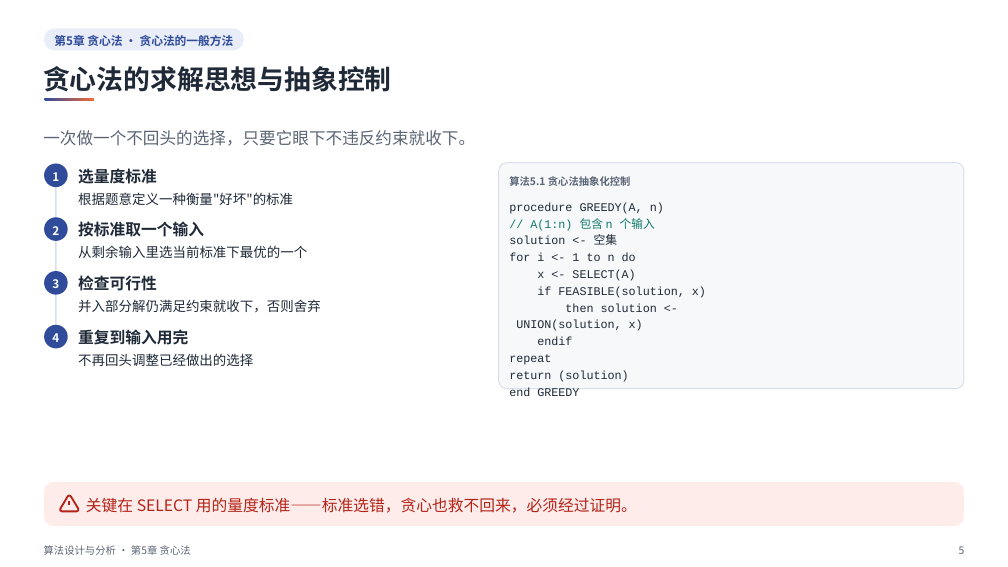
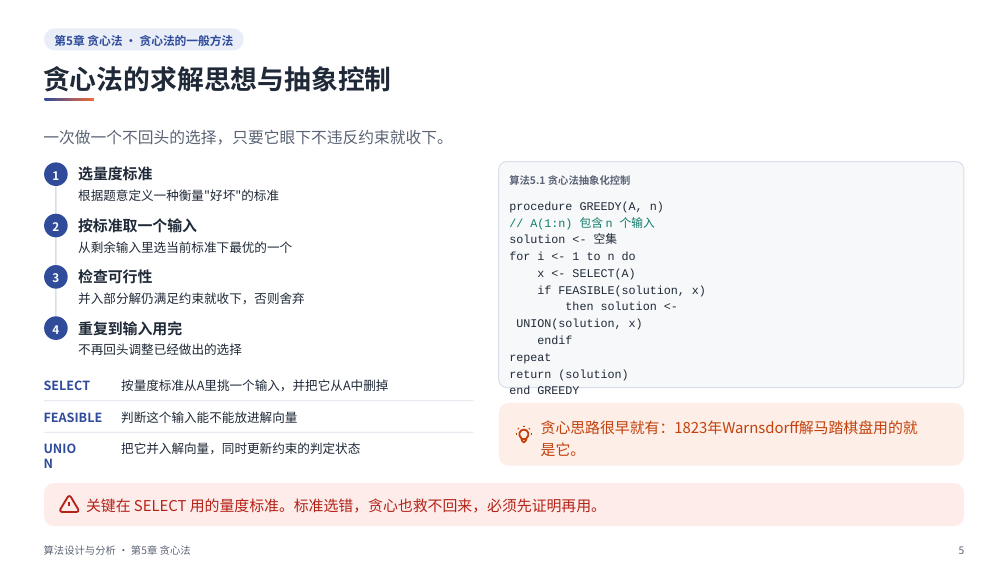
Before and after one commit to sweetcornna/JLU-remake, a slide deck: slide 5 of 大二下/算法设计与分析/重制版PPT/第5章 贪心法（重制版）.pptx. Drawn at 1008x567 pixels with LibreOffice and Linux fonts; fonts in the diff are those of the drawing. Boxes give left, top, right and bottom in pixels: in the first picture for what was removed or moved away, otherwise in the second. Text is boxed around its words. In the diff, an @@ line names an element or a change of style, - is before the commit and + after.

```diff
--- a/大二下/算法设计与分析/重制版PPT/第5章 贪心法（重制版）.pptx
+++ b/大二下/算法设计与分析/重制版PPT/第5章 贪心法（重制版）.pptx
@@ text "一次做一个不回头的选择，只要它眼下不违反约束就收下。" at (x1=43, y1=130, x2=452, y2=145): size 15.8 to 15 pt @@
@@ rectangle resized from (x1=55, y1=175, x2=57, y2=337) to (x1=55, y1=174, x2=57, y2=328) @@
@@ 2 texts, 1 ellipse moved together from (x1=44, y1=226, x2=67, y2=295) to (x1=44, y1=222, x2=67, y2=289) @@
@@ text "并入部分解仍满足约束就收下，否则舍弃" moved from (x1=78, y1=299, x2=321, y2=313) to (x1=78, y1=292, x2=305, y2=304) @@
@@ ellipse moved from (x1=44, y1=325, x2=67, y2=349) to (x1=44, y1=316, x2=67, y2=340) @@
@@ text "4" moved from (x1=52, y1=333, x2=59, y2=342) to (x1=52, y1=325, x2=59, y2=334) @@
@@ size 15 to 14.2 pt in 4 elements at (x1=78, y1=166, x2=152, y2=180), (x1=78, y1=218, x2=197, y2=233), (x1=78, y1=269, x2=152, y2=284), (x1=78, y1=321, x2=182, y2=336) @@
@@ text "重复到输入用完" moved from (x1=78, y1=329, x2=188, y2=345) to (x1=78, y1=321, x2=182, y2=336) @@
@@ size 12.8 to 12 pt in 4 elements at (x1=78, y1=189, x2=279, y2=201), (x1=78, y1=241, x2=292, y2=253), (x1=78, y1=292, x2=305, y2=304), (x1=78, y1=343, x2=242, y2=355) @@
@@ text "不再回头调整已经做出的选择" moved from (x1=78, y1=353, x2=253, y2=366) to (x1=78, y1=343, x2=242, y2=355) @@
@@ group added at (x1=44, y1=379, x2=473, y2=461): 6 texts, 2 rectangles @@
+SELECT
+按量度标准从A里挑一个输入，并把它从A中删掉
+FEASIBLE
+判断这个输入能不能放进解向量
+UNION
+把它并入解向量，同时更新约束的判定状态
@@ group added at (x1=499, y1=403, x2=964, y2=466): 3 freeform shapes, 1 rounded rectangle, 1 text @@
+贪心思路很早就有：1823年Warnsdorff解马踏棋盘用的就
+是它。
@@ rounded rectangle at (x1=44, y1=483, x2=964, y2=526): proportions changed @@
@@ text at (x1=86, y1=498, x2=606, y2=513): text changed; size 15 to 14.2 pt @@
-关键在 SELECT 用的量度标准——标准选错，贪心也救不回来，必须经过证明。
+关键在 SELECT 用的量度标准。标准选错，贪心也救不回来，必须先证明再用。
```
Also in this commit, not shown: 25 other slides changed, 4 other files.
